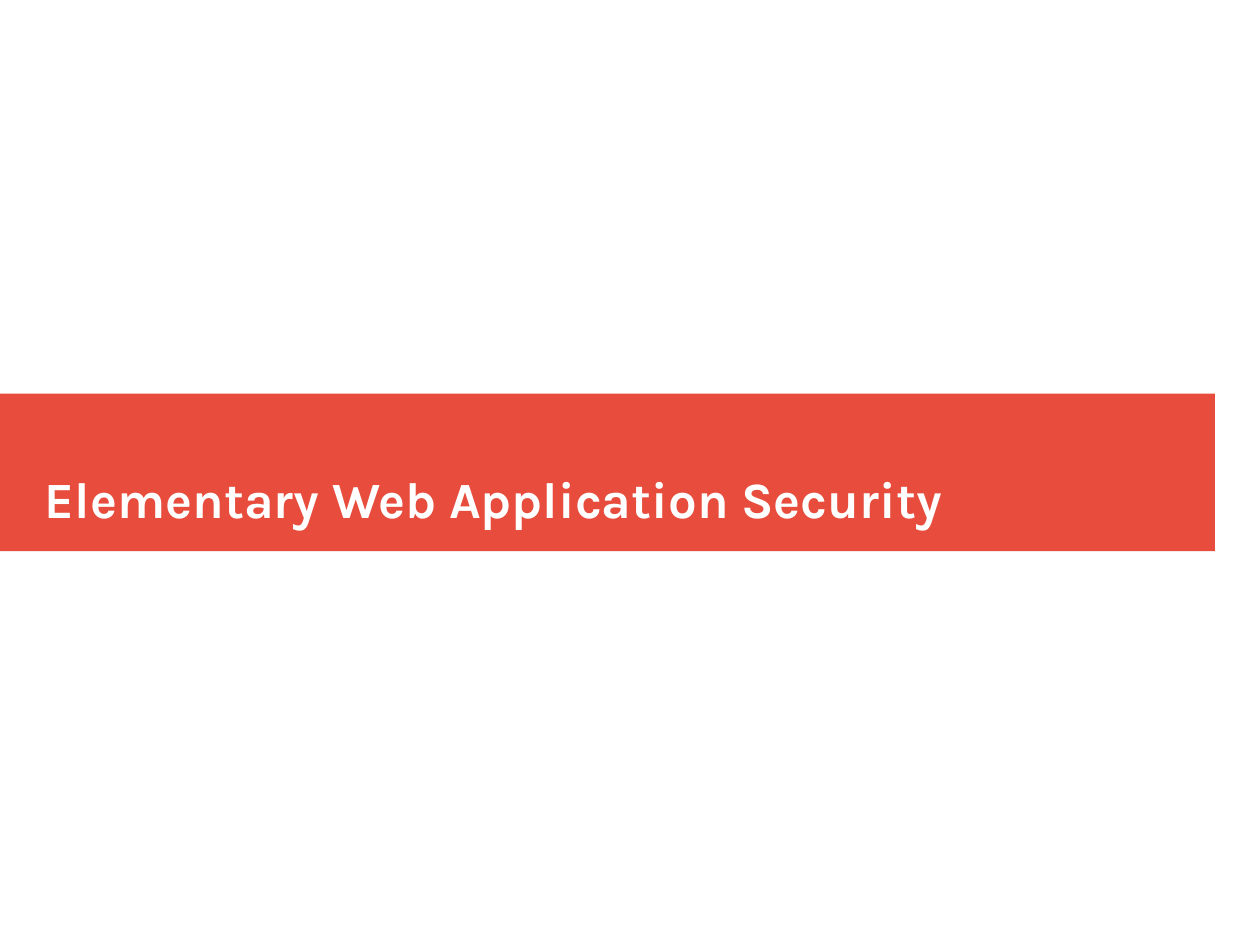
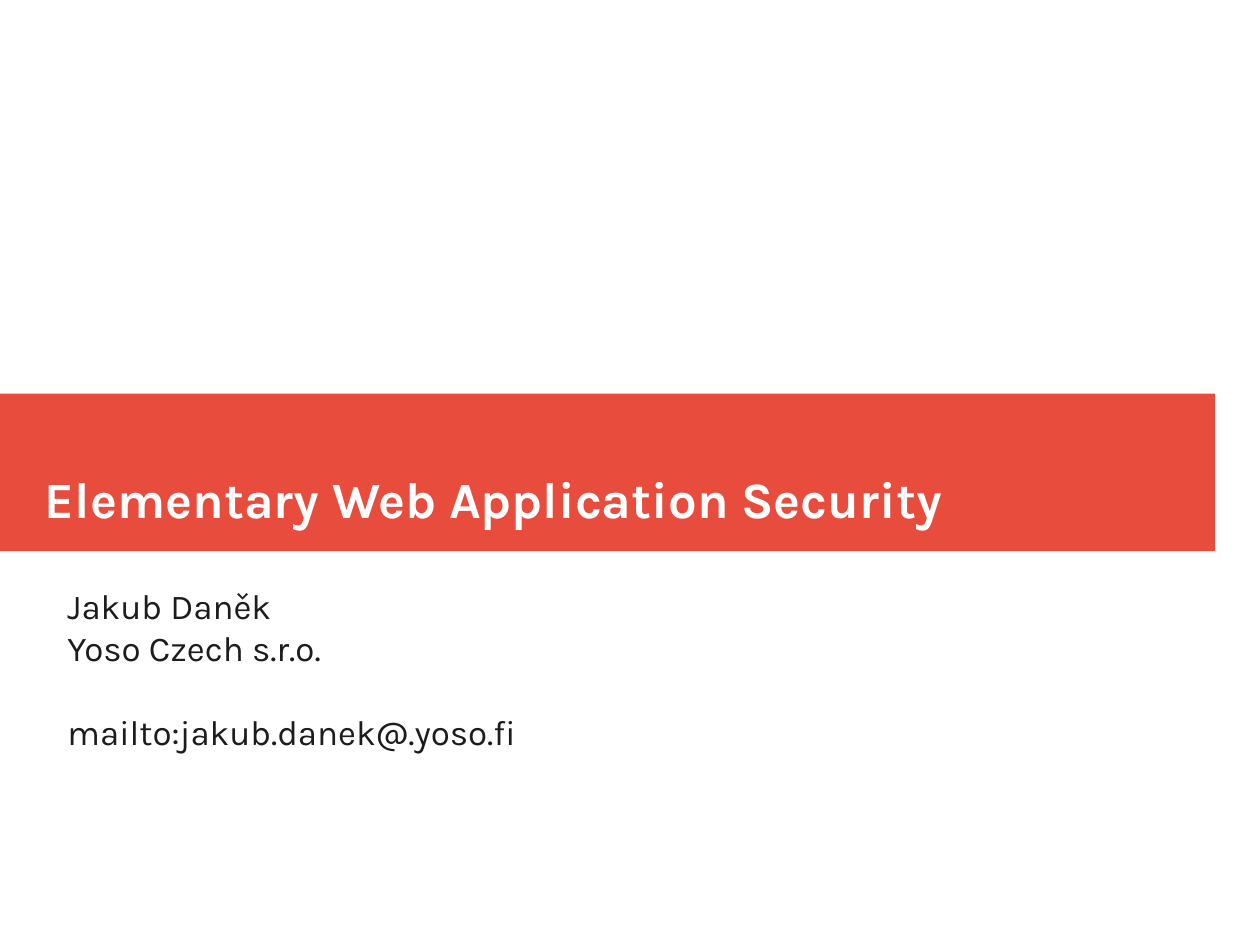
Before and after one commit to maxotta/pia-labs, a slide deck: slide 1 of lectures/security/security.odp. Drawn at 1260x945 pixels with LibreOffice and Linux fonts; fonts in the diff are those of the drawing. Boxes give left, top, right and bottom in pixels: in the first picture for what was removed or moved away, otherwise in the second. Text is boxed around its words. In the diff, an @@ line names an element or a change of style, - is before the commit and + after.

Commit message:
[lec-sec] complete security lecture

```diff
--- a/lectures/security/security.odp
+++ b/lectures/security/security.odp
@@ subtitle added at bbox=[67, 593, 515, 754], 22 pt, text #1C1C1C @@
+Jakub Daněk
+Yoso Czech s.r.o.
+mailto:jakub.danek@.yoso.fi
```
Also in this commit, not shown: 14 other slides changed, 3 slides added, 3 slides removed, 8 other files.
